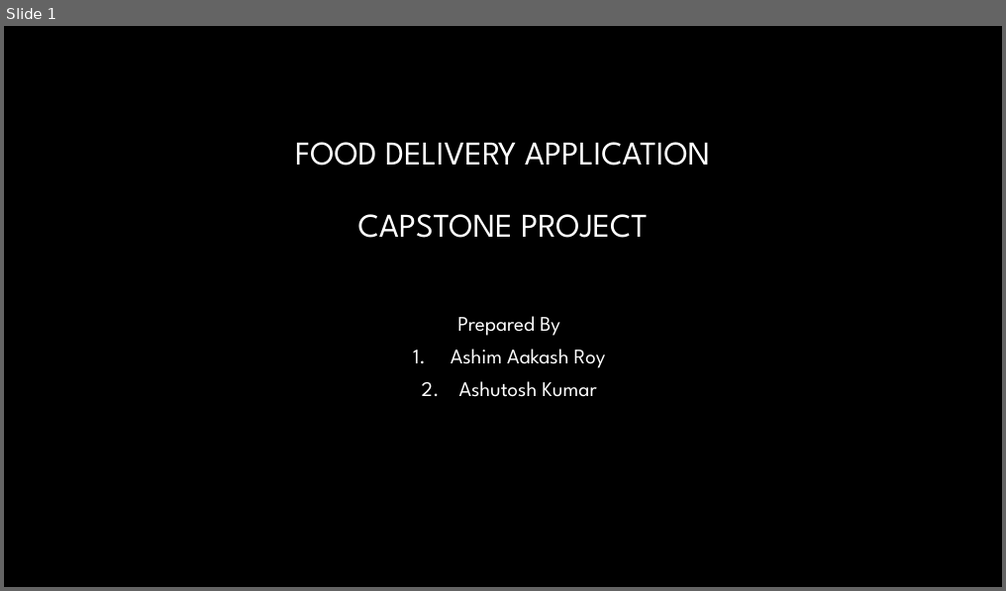
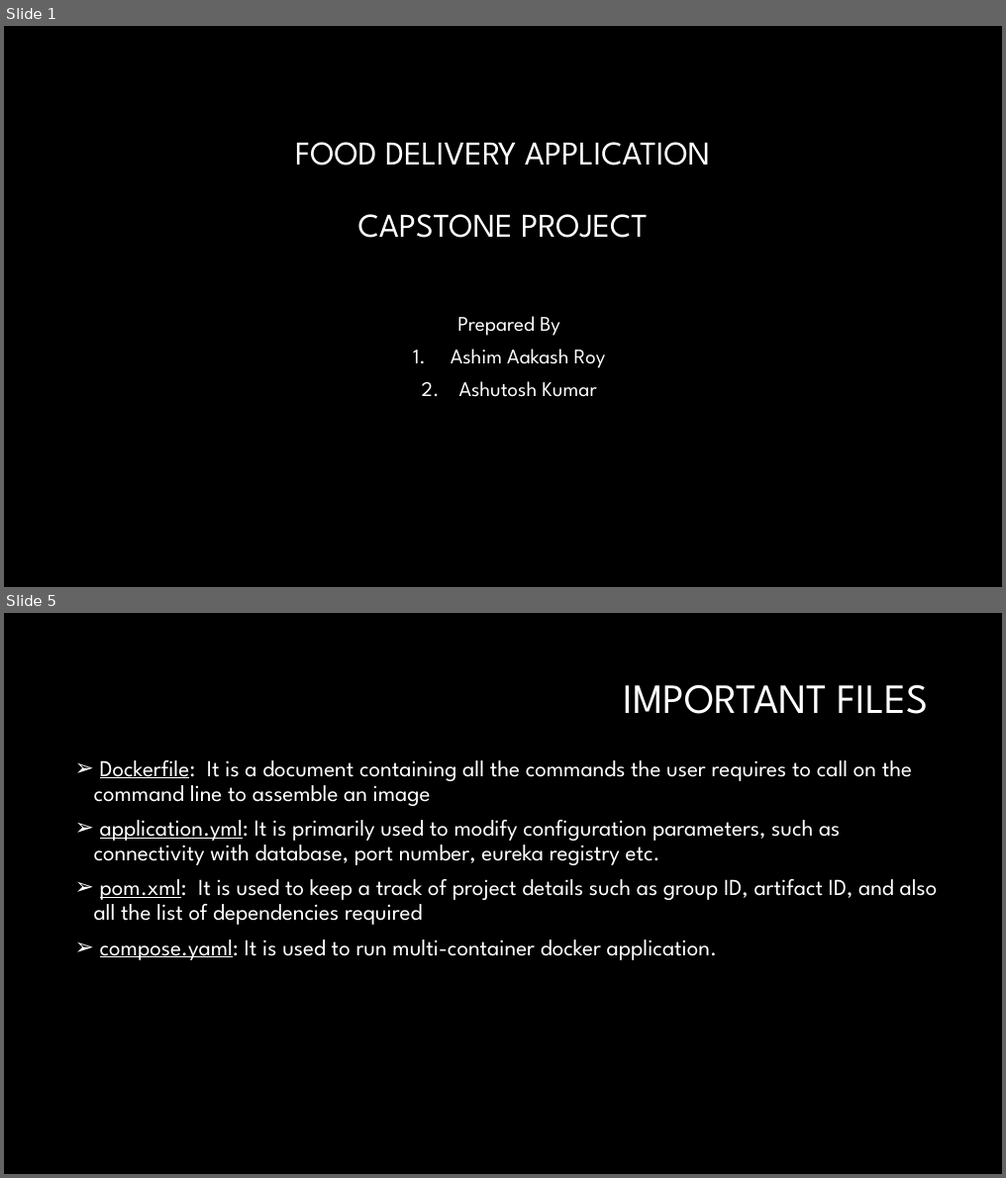
Before and after one commit to ashimaakash03/food-delivery-app, a slide deck: FOOD DELIVERY APPLICATION.pptx. Shown one above the other, each under a label of ours: slide 1 before the commit, slides 1 and 5 after it; the slides between them are not shown. The pictures are 1006x591 and 1006x1178 pixels, drawn with LibreOffice and Linux fonts; fonts in the diff are those of the drawing; background and template pictures are left out. Boxes give left, top, right and bottom in pixels: in the first picture for what was removed or moved away, otherwise in the second. Text is boxed around its words. In the diff, an @@ line names an element or a change of style, - is before the commit and + after.

Commit message:
worked on project ppt

```diff
--- a/FOOD DELIVERY APPLICATION.pptx
+++ b/FOOD DELIVERY APPLICATION.pptx
@@ slide 5 added at (4, 613, 1002, 1174), background #000000 @@
@@ title added at (624, 684, 929, 714), 40 pt, text #FFFFFF @@
+IMPORTANT FILES
@@ text added at (94, 761, 938, 960), 22 pt, text #FFFFFF @@
+➢ Dockerfile: It is a document containing all the commands the user requires to call on the command line to assemble an image
+➢ application.yml: It is primarily used to modify configuration parameters, such as connectivity with database, port number, eureka registry etc.
+➢ pom.xml: It is used to keep a track of project details such as group ID, artifact ID, and also all the list of dependencies required
+➢ compose.yaml: It is used to run multi-container docker application.
```
Also in this commit, not shown: 11 other slides added, 1 slide removed.
